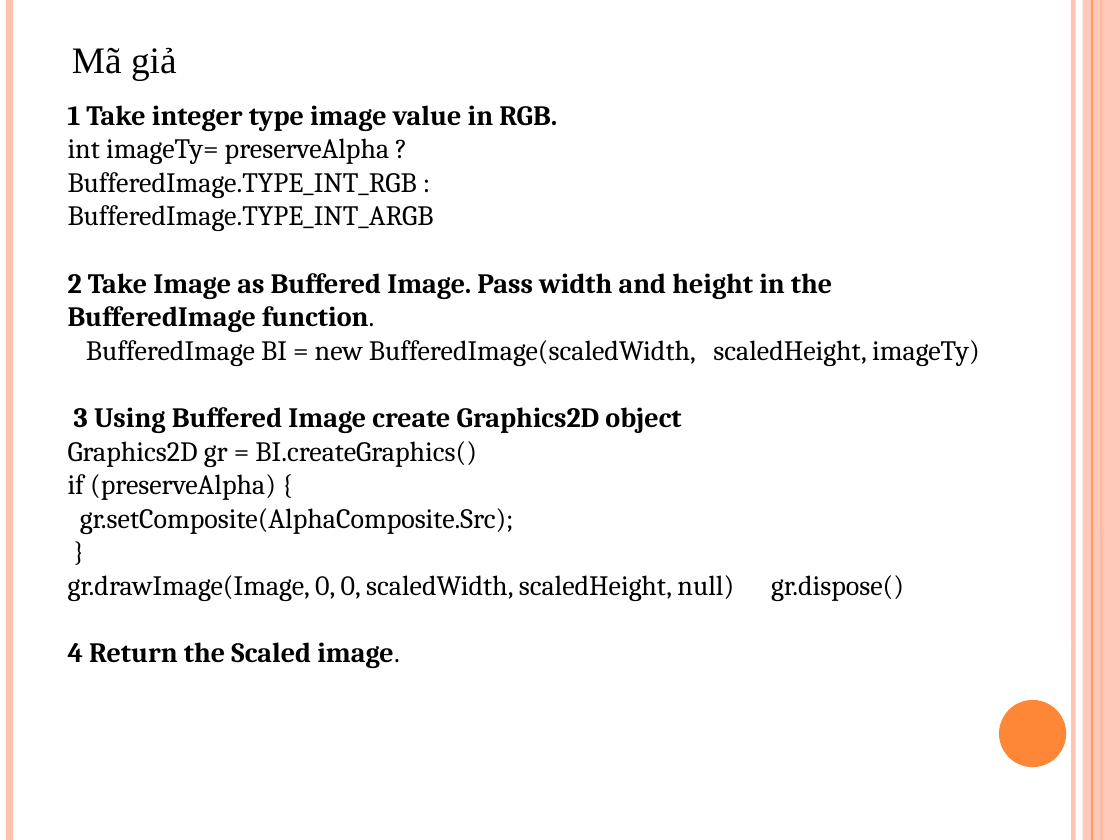
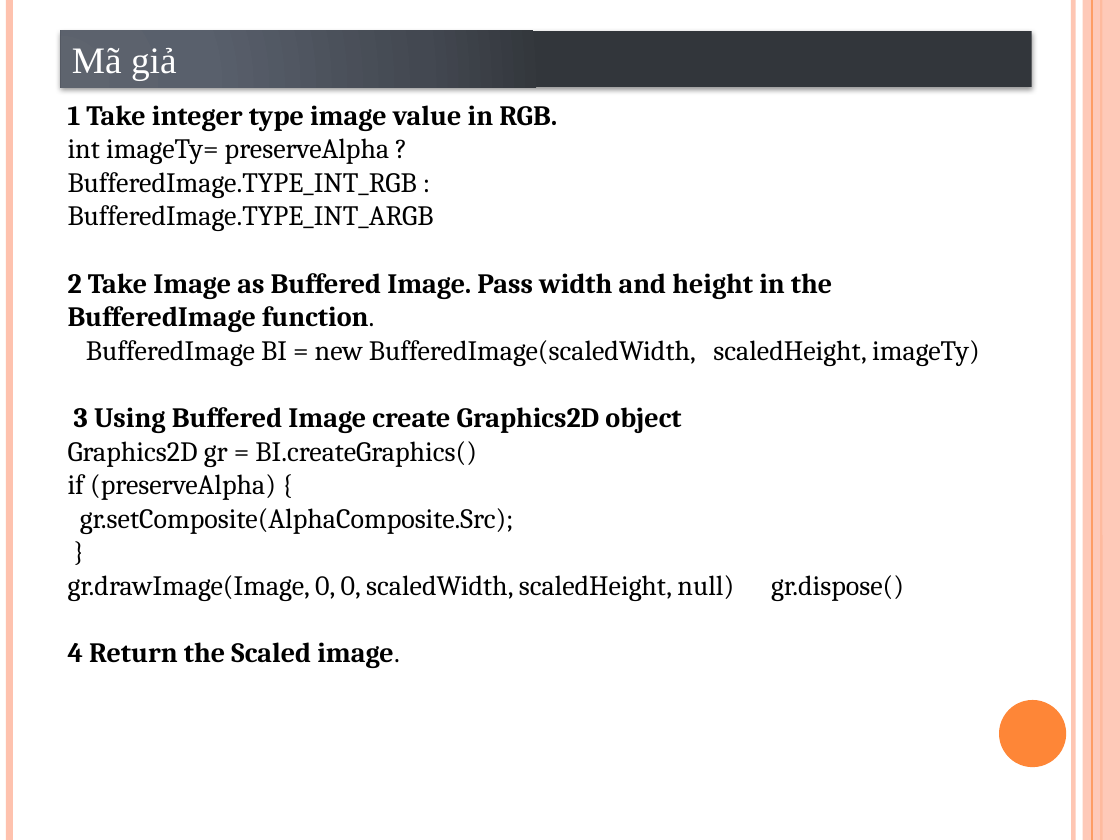
Before and after one commit to VoLeKhanhDuy/Xu_Ly_Anh, a slide deck: slide 8 of Optical character recognition using template matching.pptx. Drawn at 1120x840 pixels with LibreOffice and Linux fonts; fonts in the diff are those of the drawing. Boxes give left, top, right and bottom in pixels: in the first picture for what was removed or moved away, otherwise in the second. Text is boxed around its words. In the diff, an @@ line names an element or a change of style, - is before the commit and + after.

```diff
--- a/Optical character recognition using template matching.pptx
+++ b/Optical character recognition using template matching.pptx
@@ rectangle "Mã giả": place and size @@
-rectangle "Mã giả" at <box>72,47,177,80</box>
+rectangle "Mã giả" at <box>60,30,1032,86</box>
@@ rectangle "Mã giả" at <box>60,30,1032,86</box>: text colour #000000 to #FFFFFF; fill none to gradient #5E656F to #5B616B to #444951 to #32363C; shadow on @@
```
Also in this commit, not shown: 5 other slides changed, 1 slide added.
